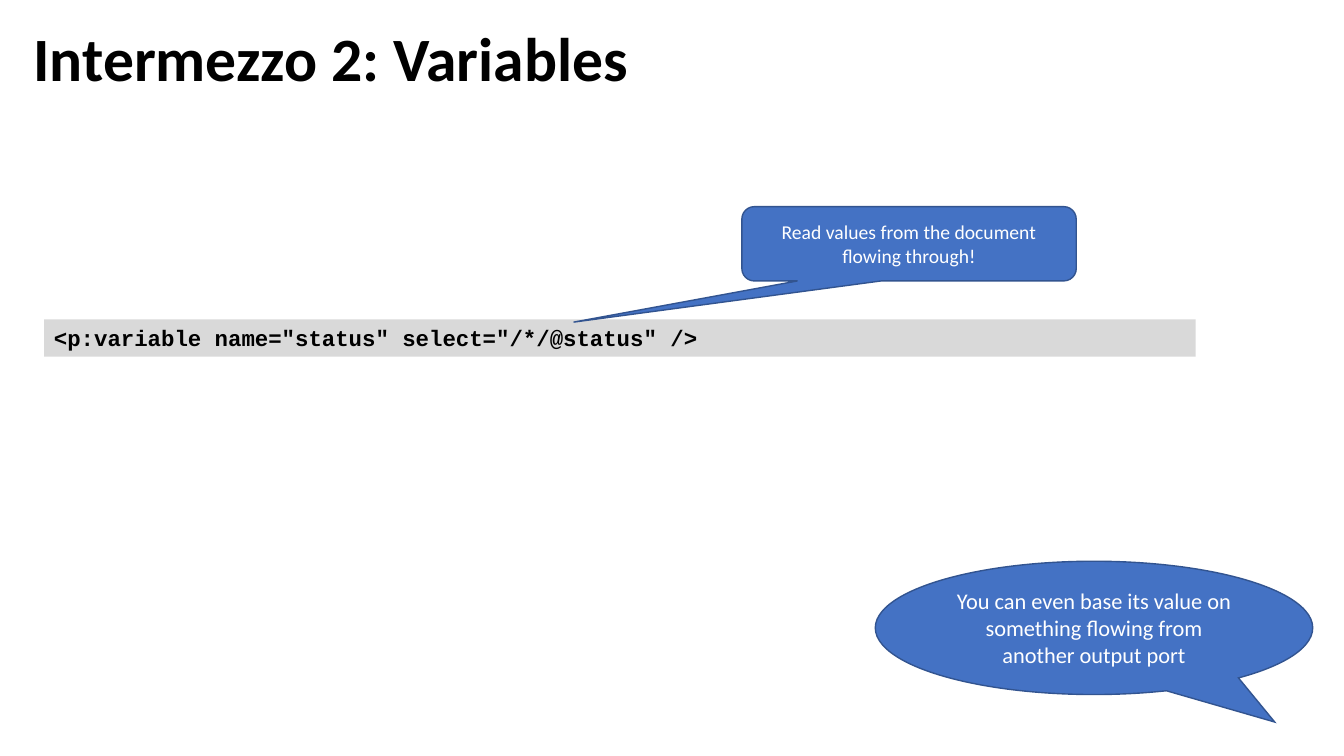
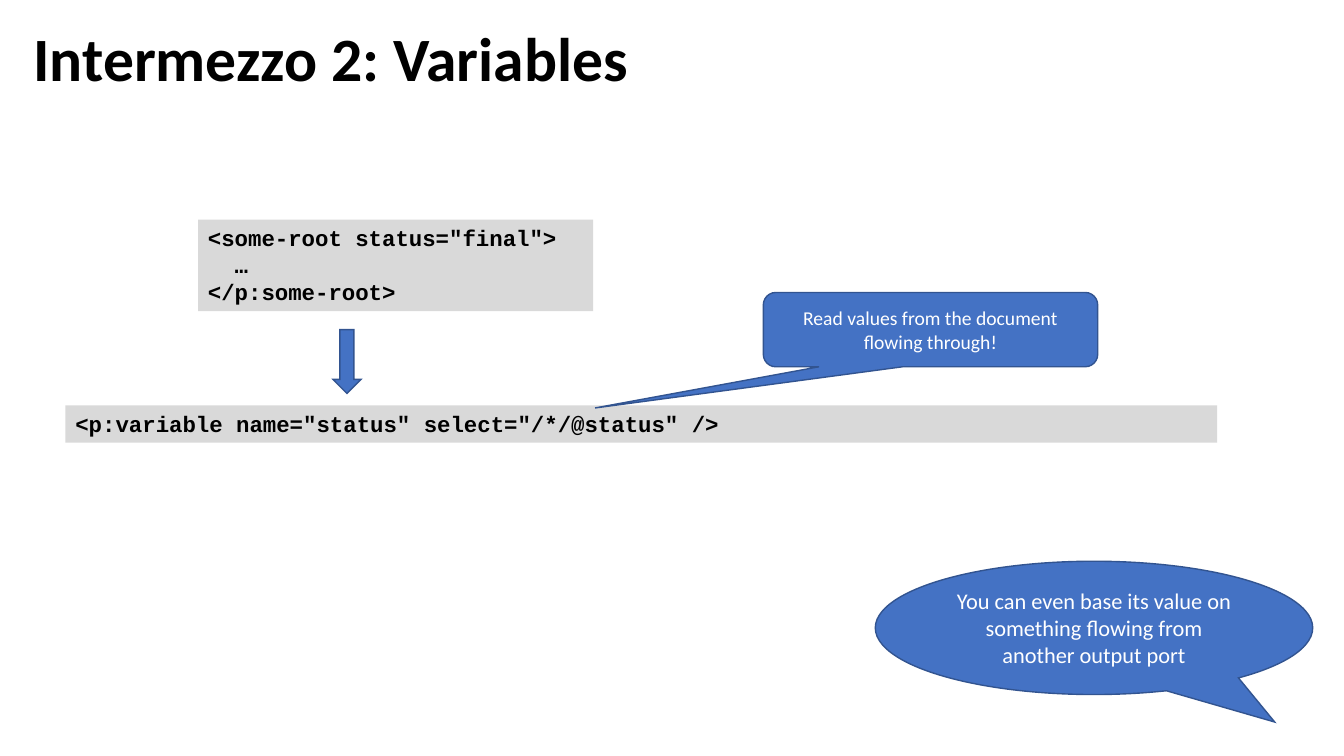
Before and after one commit to svanteschubert/DocEng-2019-XProc, a slide deck: slide 33 of presentation/Introduction to XProc 3.0.pptx. Drawn at 1344x756 pixels with LibreOffice and Linux fonts; fonts in the diff are those of the drawing; background and template pictures are left out. Boxes give left, top, right and bottom in pixels: in the first picture for what was removed or moved away, otherwise in the second. Text is boxed around its words. In the diff, an @@ line names an element or a change of style, - is before the commit and + after.

```diff
--- a/presentation/Introduction to XProc 3.0.pptx
+++ b/presentation/Introduction to XProc 3.0.pptx
@@ rectangle added at [198,220,593,312], fill #D9D9D9, 16 pt, text #000000, bold @@
+<some-root status="final">
+…
+</p:some-root>
@@ rounded speech box "Read values from the document ...": place and size @@
-rounded speech box "Read values from the document ..." at [742,207,1077,281]
+rounded speech box "Read values from the document ..." at [763,292,1098,367]
@@ down arrow added at [333,330,361,393], fill #4472C4, outline #325491 1 pt @@
@@ rectangle "<p:variable name="status" select="/*/@status" />": place and size @@
-rectangle "<p:variable name="status" select="/*/@status" />" at [44,320,1197,357]
+rectangle "<p:variable name="status" select="/*/@status" />" at [66,405,1218,443]
```
Also in this commit, not shown: 5 other slides changed.
